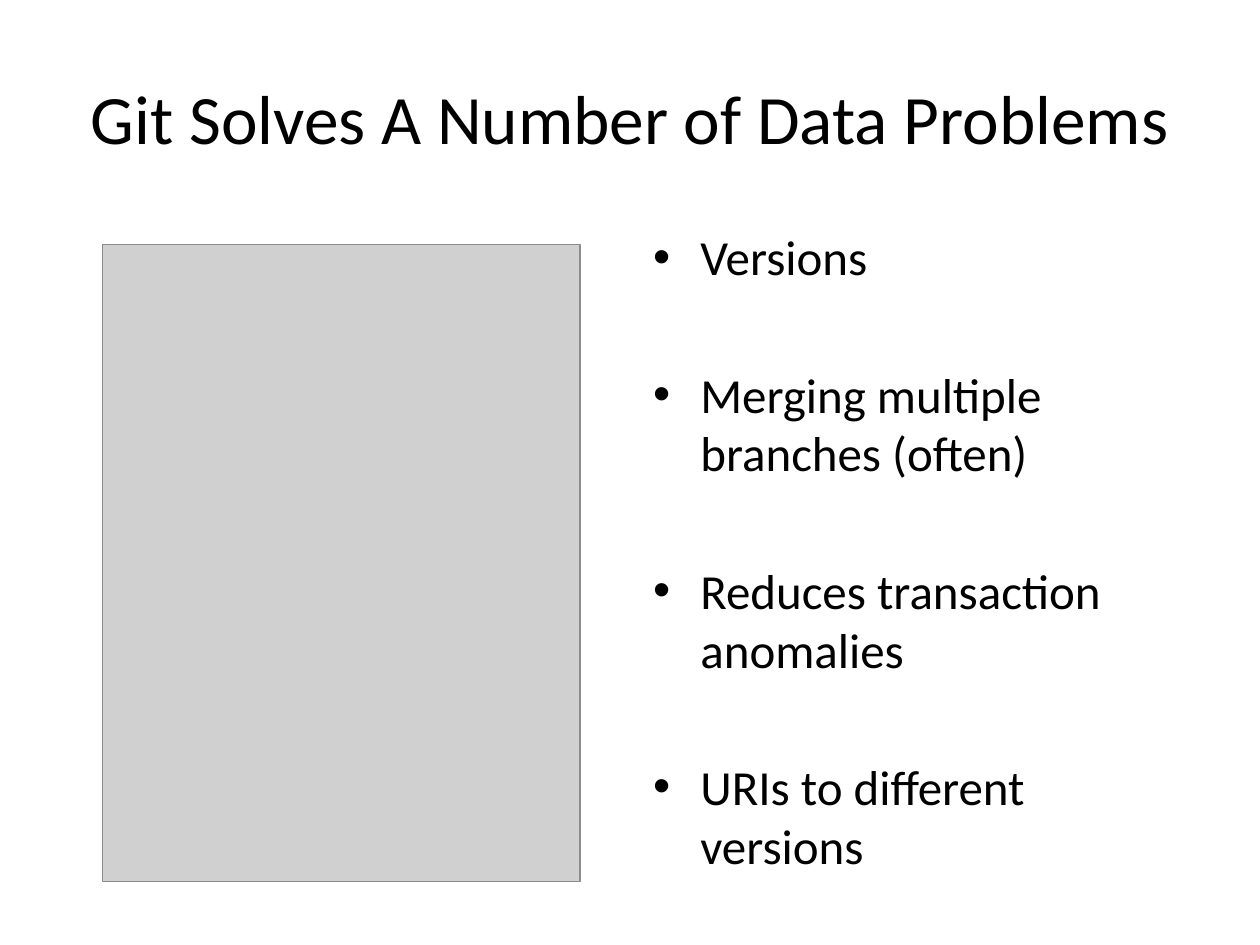
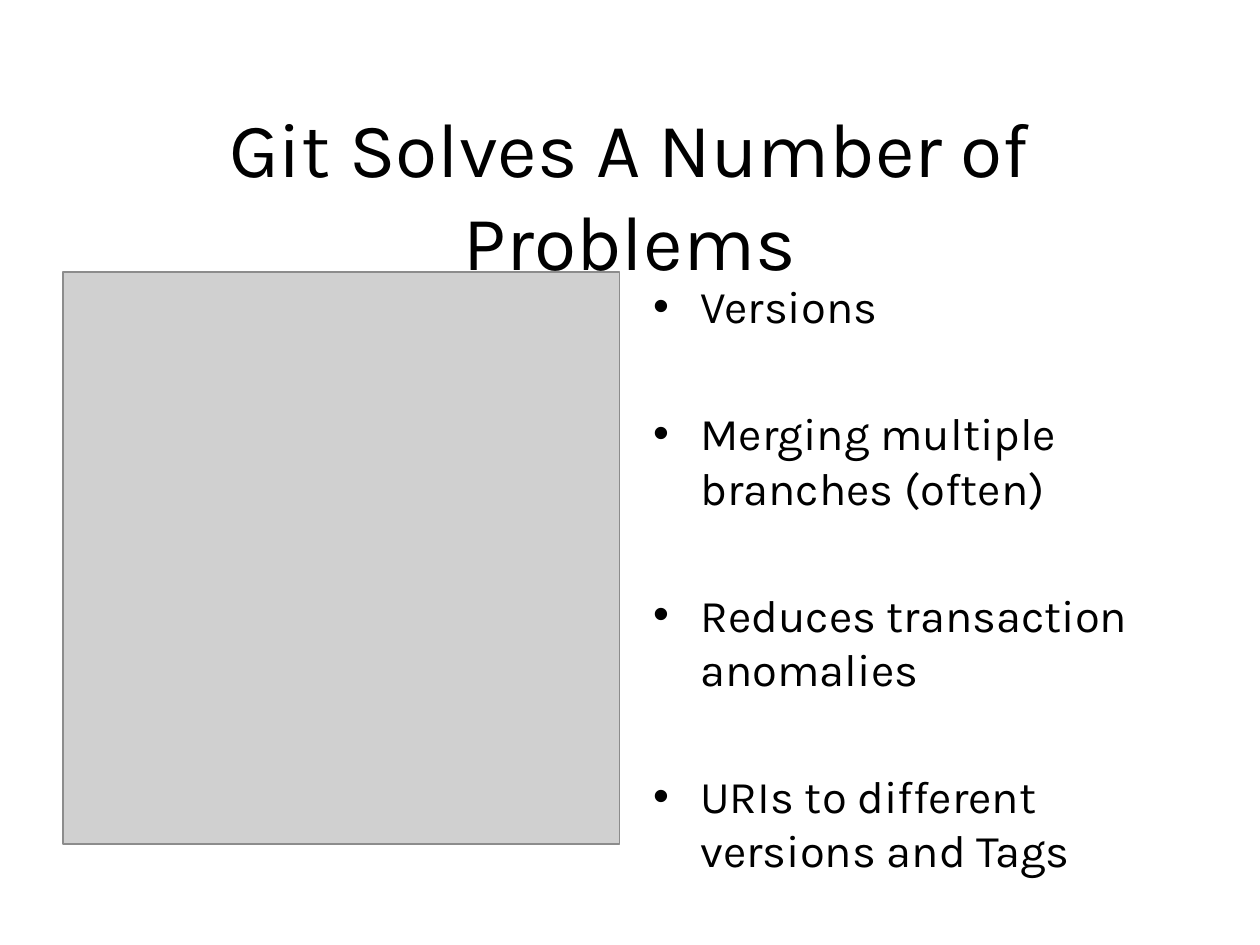
Before and after one commit to psu-libraries/github_workshop, a slide deck: slide 12 of github_workshop_slides.pptx (slide 14 before the commit). Drawn at 1260x945 pixels with LibreOffice and Linux fonts; fonts in the diff are those of the drawing; grey boxes stand for pictures; background and template pictures are left out. Boxes give left, top, right and bottom in pixels: in the first picture for what was removed or moved away, otherwise in the second. Text is boxed around its words. In the diff, an @@ line names an element or a change of style, - is before the commit and + after.

```diff
--- a/github_workshop_slides.pptx
+++ b/github_workshop_slides.pptx
@@ title at (229, 124, 1029, 288): text changed; size 39.6 to 44 pt; font Calibri to Karla @@
-Git Solves A Number of Data Problems
+Git Solves A Number of Problems
@@ picture: place and size @@
-picture at (102, 244, 580, 882)
+picture at (63, 272, 620, 844)
@@ text "Versions": place and size @@
-text "Versions" at (700, 241, 1101, 865)
+text "Versions" at (700, 291, 1127, 878)
@@ text at (700, 291, 1127, 687): size 28 to 25.9 pt, font Calibri to Karla in "Versions", "Merging multiple branches (often)", "Reduces transaction anomalies" @@
@@ text at (700, 781, 1070, 878): text changed; size 28 to 25.9 pt; font Calibri to Karla @@
-• URIs to different versions
+• URIs to different versions and Tags
```
Also in this commit, not shown: 12 other slides changed, 1 slide added, 4 slides removed.
